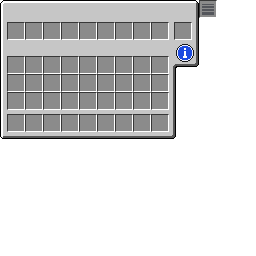
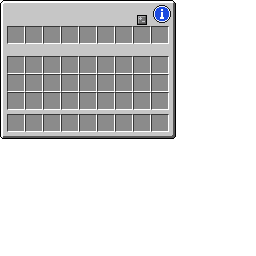
Layered file, before and after one edit (256×256). Changes by layer:
moved "Mockup" above "Icons", painted on it over (7, 0, 217, 44)
painted on "Icons" over (137, 4, 214, 62)
painted on "Slots" over (174, 22, 192, 40)
painted on "Background" over (173, 0, 199, 68)
